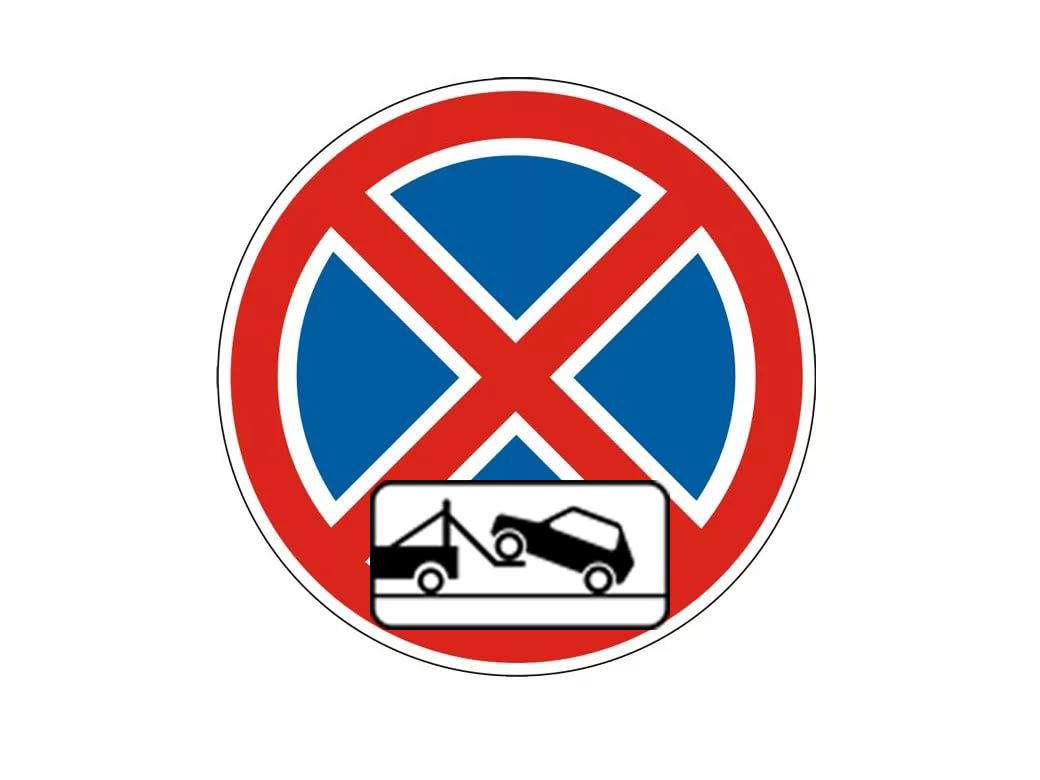
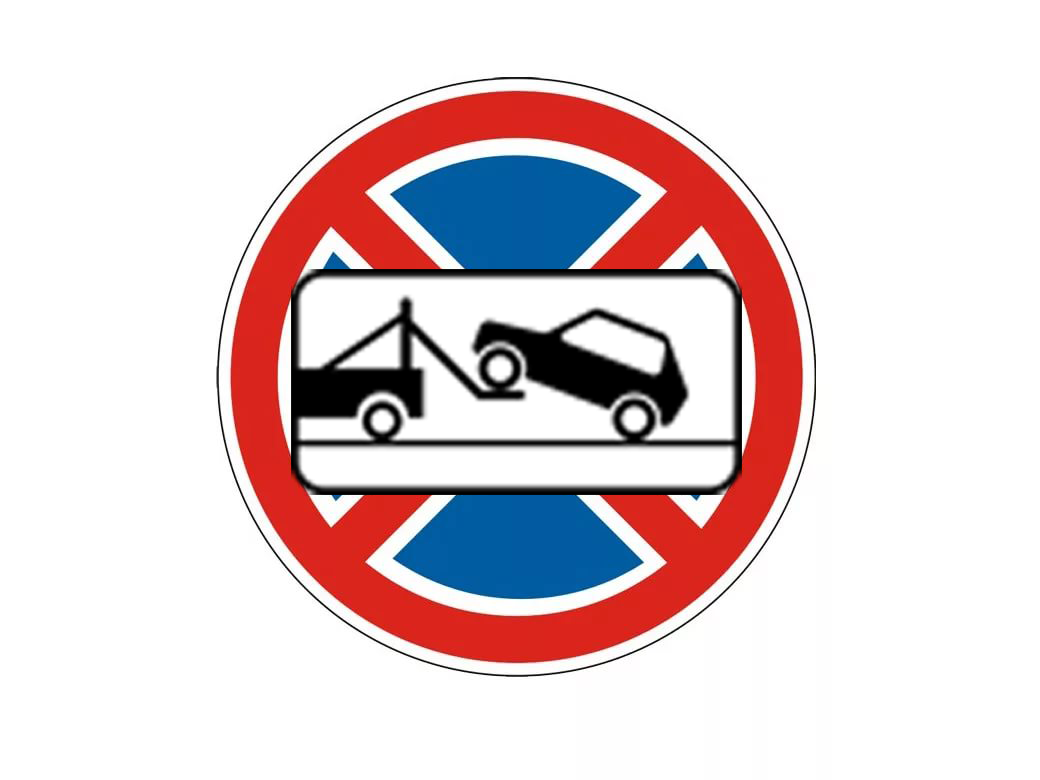
Layers edited between the first and the second 1040×780 image:
painted on "Слой 1" over [left=291, top=269, right=742, bottom=630]
